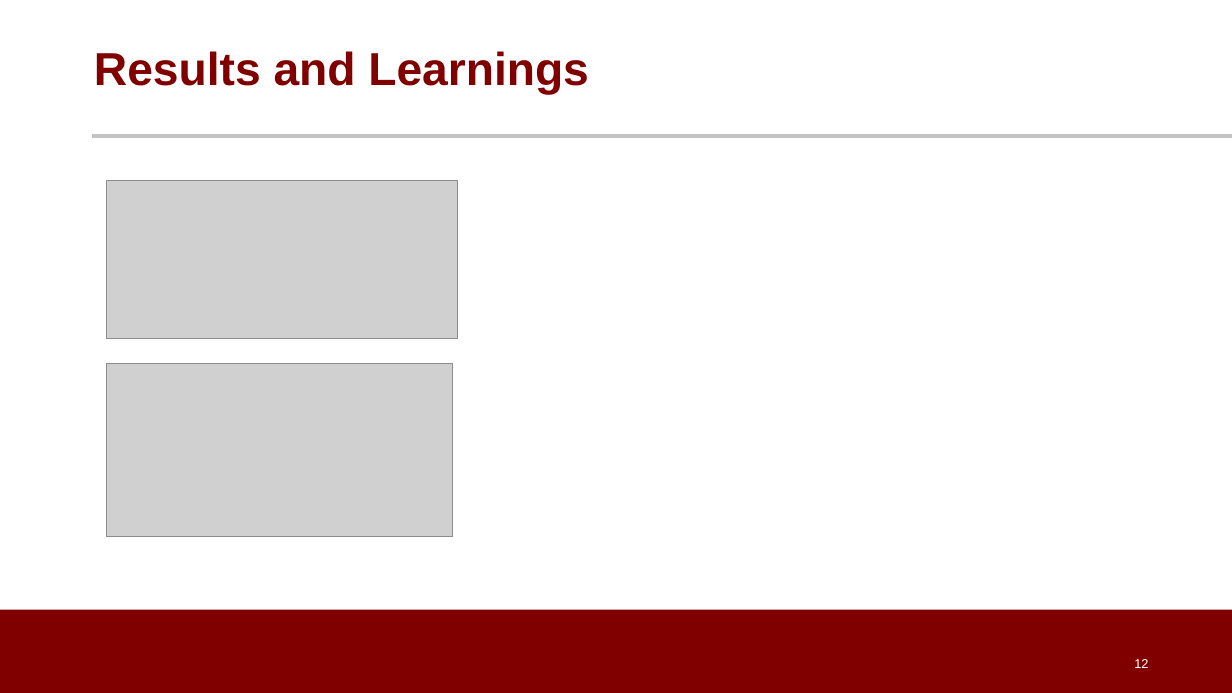
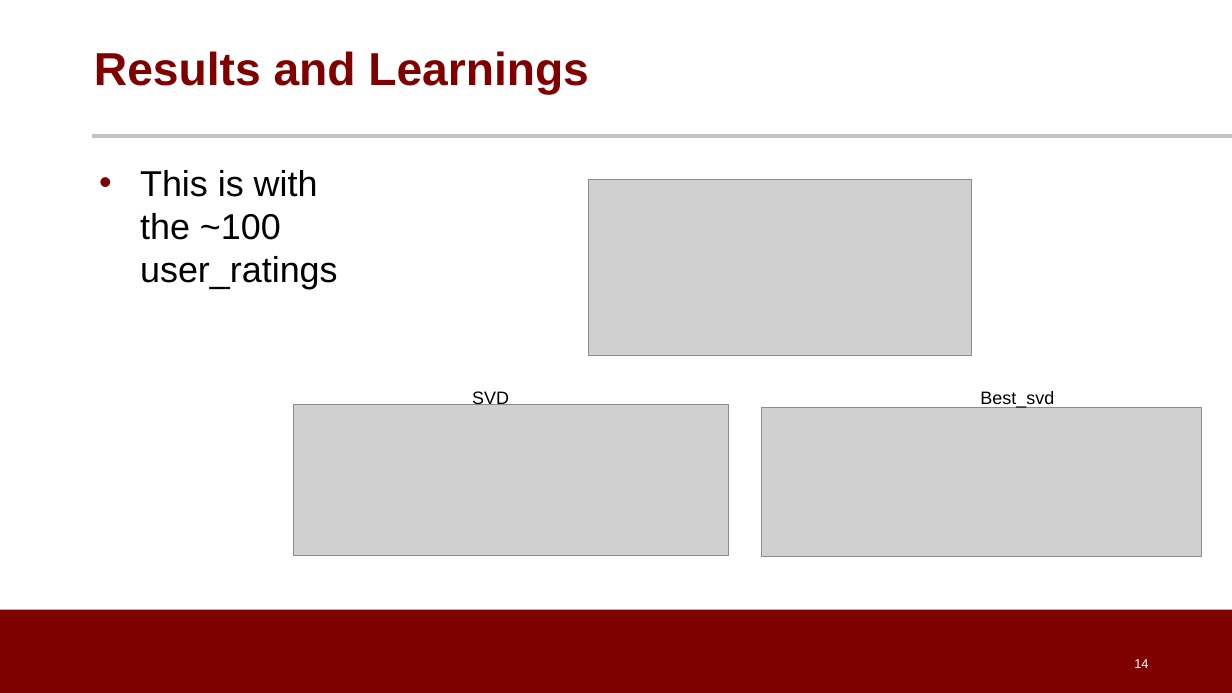
Before and after one commit to dpatel77/CocktailRecommenderSystem, a slide deck: slide 14 of Cocktail_Recommendation_System.pptx (slide 12 before the commit). Drawn at 1232x693 pixels with LibreOffice and Linux fonts; fonts in the diff are those of the drawing; grey boxes stand for pictures; background and template pictures are left out. Boxes give left, top, right and bottom in pixels: in the first picture for what was removed or moved away, otherwise in the second. Text is boxed around its words. In the diff, an @@ line names an element or a change of style, - is before the commit and + after.

```diff
--- a/Cocktail_Recommendation_System.pptx
+++ b/Cocktail_Recommendation_System.pptx
@@ text added at (140, 170, 338, 289), 28 pt, text #000000 @@
+• This is with the ~100 user_ratings
@@ picture added at (589, 179, 971, 355) @@
@@ picture removed at (106, 181, 458, 339) @@
@@ picture removed at (106, 363, 453, 537) @@
@@ picture added at (293, 404, 728, 555) @@
@@ text added at (472, 391, 509, 405), 14 pt, text #000000 @@
+SVD
@@ picture added at (762, 408, 1202, 556) @@
@@ text added at (980, 391, 1054, 409), 14 pt, text #000000 @@
+Best_svd
@@ page number at (1134, 659, 1148, 668): text changed @@
-12
+14
```
Also in this commit, not shown: 4 other slides changed, 2 slides added.
